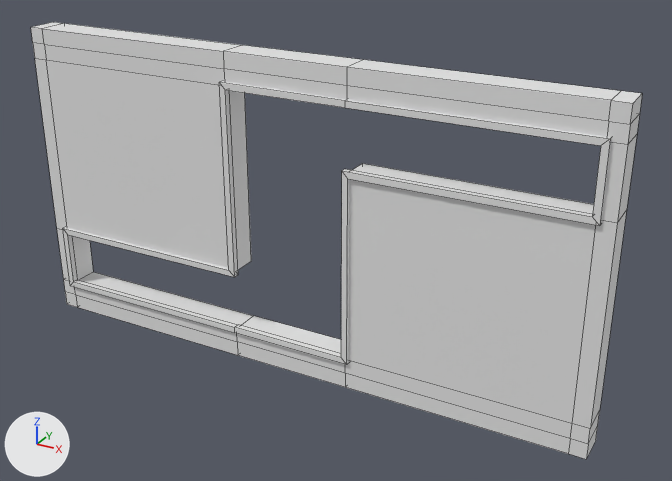
Renders of the FBX model camera-game/Assets/Models/Levels/Stage1-2.fbx from each side of a commit.
Rendered twice from a 50 mm camera at (13.62, -21.71, 10.74) aimed at (1.21, 0.85, -0.54). Lighting does not change. The marker at lower left points along +X, +Y and +Z. Mesh edges are drawn as thin lines.

The older version as bpy lines, for what is in view:
```python
mat_material_008 = principled_material('Material.008')
mat_material_008.base_color = (0.8, 0.8, 0.8)  # white #e7e7e7
mat_material_008.roughness = 0.553
me_plane_008 = bpy.data.meshes.new('Plane.008')
me_plane_008.from_pydata(...)  # 84 vertices, 84 faces; spans x -9.5..9.5, y 0.0..1.0, z -5.0..5.0
me_plane_008.materials.append(mat_material_008)  # white #e7e7e7
me_plane_009 = bpy.data.meshes.new('Plane.009')
me_plane_009.from_pydata(...)  # 40 vertices, 40 faces; spans x -9.1..9.1, y -0.1..0.1, z -4.1..4.1
me_plane_009.materials.append(mat_material_008)  # white #e7e7e7
# before: 0 (-9.1, 0.1, -4.1), 1 (-9.1, 0.1, -1.9), 10 (-9.1, -0.1, -4.1) at pixel (70, 285), 11 (-9.1, -0.1, -1.9) at pixel (62, 228), 20 (-8.9, 0.1, -3.9) at pixel (77, 279)
# before: 21 (-8.9, 0.1, -2.1), 30 (-8.9, -0.1, -3.9) at pixel (73, 281), 31 (-8.9, -0.1, -2.1) at pixel (67, 234)
# before: 6 (9.1, 0.1, 4.1), 9 (9.1, 0.1, 1.9), 16 (9.1, -0.1, 4.1) at pixel (610, 138), 19 (9.1, -0.1, 1.9) at pixel (599, 225), 26 (8.9, 0.1, 3.9)
# before: 29 (8.9, 0.1, 2.1), 36 (8.9, -0.1, 3.9) at pixel (600, 145), 39 (8.9, -0.1, 2.1) at pixel (592, 216)
ob_stage1_2 = bpy.data.objects.new('Stage1-2', me_plane_008)
ob_stage1_2.location = (0.0, 0.0, 0.0)
ob_stage1_2_001 = bpy.data.objects.new('Stage1-2.001', me_plane_009)
ob_stage1_2_001.location = (0.0, 0.0, 0.0)
```
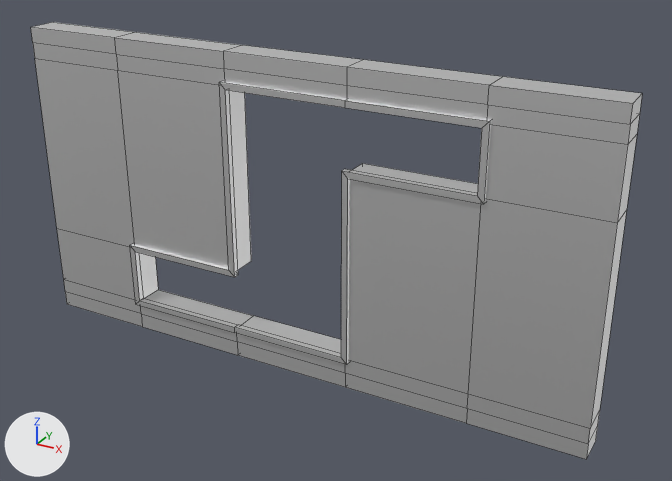
Where the change shows, as pixel boxes (x1, y1, x2, y2) in the pictures (672 x 481 px; the box of a moved part takes in the faces that stretch with it):
'Stage1-2', surface changed, reshaped
    both: (31, 22, 642, 459)
'Stage1-2.001', surface changed, reshaped (34% narrower)
    before: (63, 82, 611, 365)
    after: (130, 82, 491, 365)
part 1 of me_plane_009, moved or reshaped
    before: (63, 228, 237, 333)
    after: (130, 244, 237, 333)
part 2 of me_plane_009, moved or reshaped
    before: (342, 100, 611, 226)
    after: (342, 100, 491, 204)
part 3 of me_plane_008, moved or reshaped
    both: (345, 60, 642, 459)
part 4 of me_plane_008, moved or reshaped
    both: (31, 22, 253, 355)

What the commit changed:
In material 'Material.008' (mat_material_008), metallic goes from 0.0 to 1.0.
me_plane_008 has 84 vertices, 84 faces and spans x -9.5..9.5, y 0.0..1.0, z -5.0..5.0.
me_plane_008 is used by ob_stage1_2; location (0.0, 0.0, 0.0).
me_plane_008 part 3: all 14 vertices in x 9.0, y 0.0..1.0, z -5.0..5.0 are moved by (-3.0, 0.0, 0.0).
me_plane_008 part 4: all 14 vertices in x -9.0, y 0.0..1.0, z -5.0..5.0 are moved by (3.0, 0.0, 0.0).
me_plane_009 has 40 vertices, 40 faces and spans x -9.1..9.1, y -0.1..0.1, z -4.1..4.1.
me_plane_009 is used by ob_stage1_2_001; location (0.0, 0.0, 0.0).
Part 1, on me_plane_009:
Vertices 0, 1, 10, 11, 20, 21, 30, 31 of me_plane_009 move by (3.0, 0.0, 0.0).
Part 2, on me_plane_009:
Vertices 6, 9, 16, 19, 26, 29, 36, 39 of me_plane_009 move by (-3.0, 0.0, 0.0).
